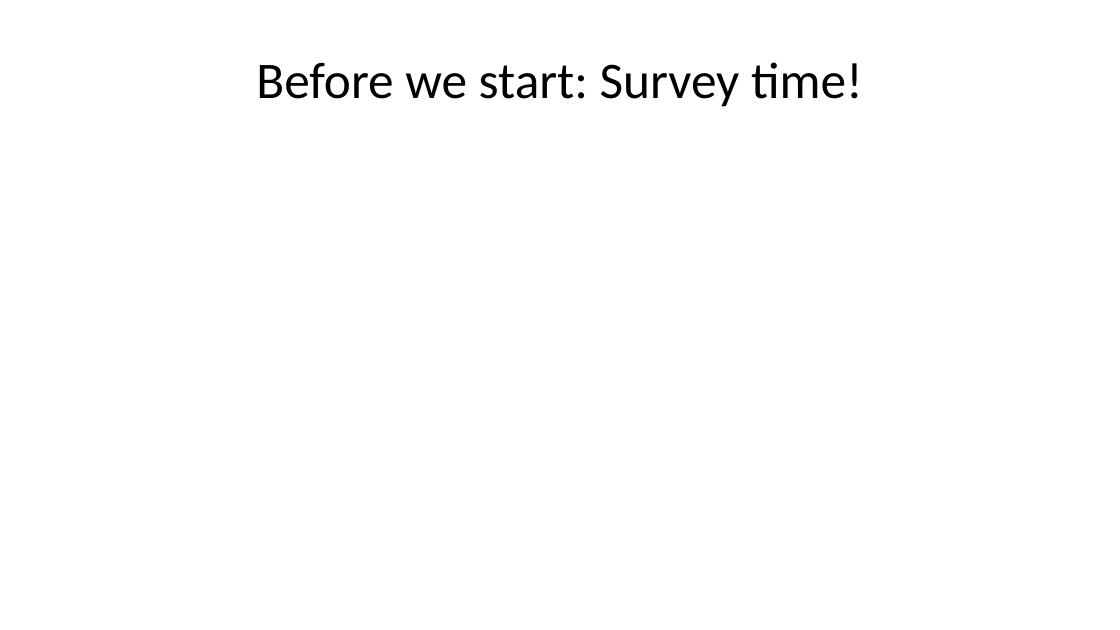
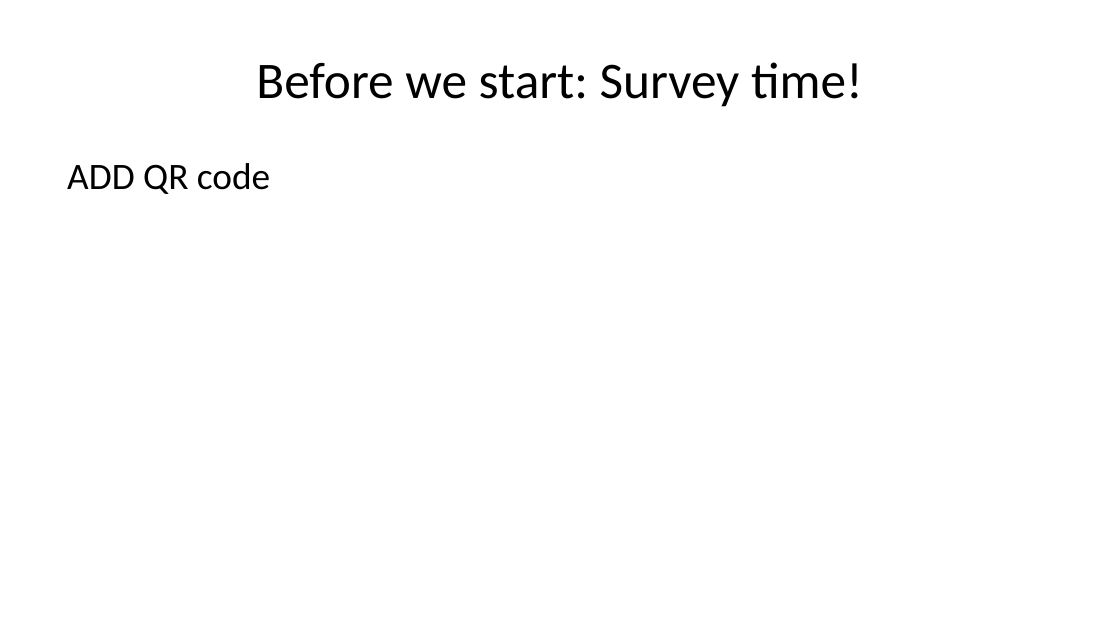
Before and after one commit to lmu-osc/train-the-trainer-student-track-pedagogy, a slide deck: slide 5 of materials/PMM-M1/PMM-M1-S1-Core-Didactic-Principles/PMM-M1-S1-Core-Didactic-Principles-slides.pptx. Drawn at 1120x630 pixels with LibreOffice and Linux fonts; fonts in the diff are those of the drawing. Boxes give left, top, right and bottom in pixels: in the first picture for what was removed or moved away, otherwise in the second. Text is boxed around its words. In the diff, an @@ line names an element or a change of style, - is before the commit and + after.

```diff
--- a/materials/PMM-M1/PMM-M1-S1-Core-Didactic-Principles/PMM-M1-S1-Core-Didactic-Principles-slides.pptx
+++ b/materials/PMM-M1/PMM-M1-S1-Core-Didactic-Principles/PMM-M1-S1-Core-Didactic-Principles-slides.pptx
@@ text added at (67,163,270,194), 24 pt, text #000000 @@
+ADD QR code
```
Also in this commit, not shown: 28 other slides changed, 5 slides added, 5 slides removed, 16 other files.
